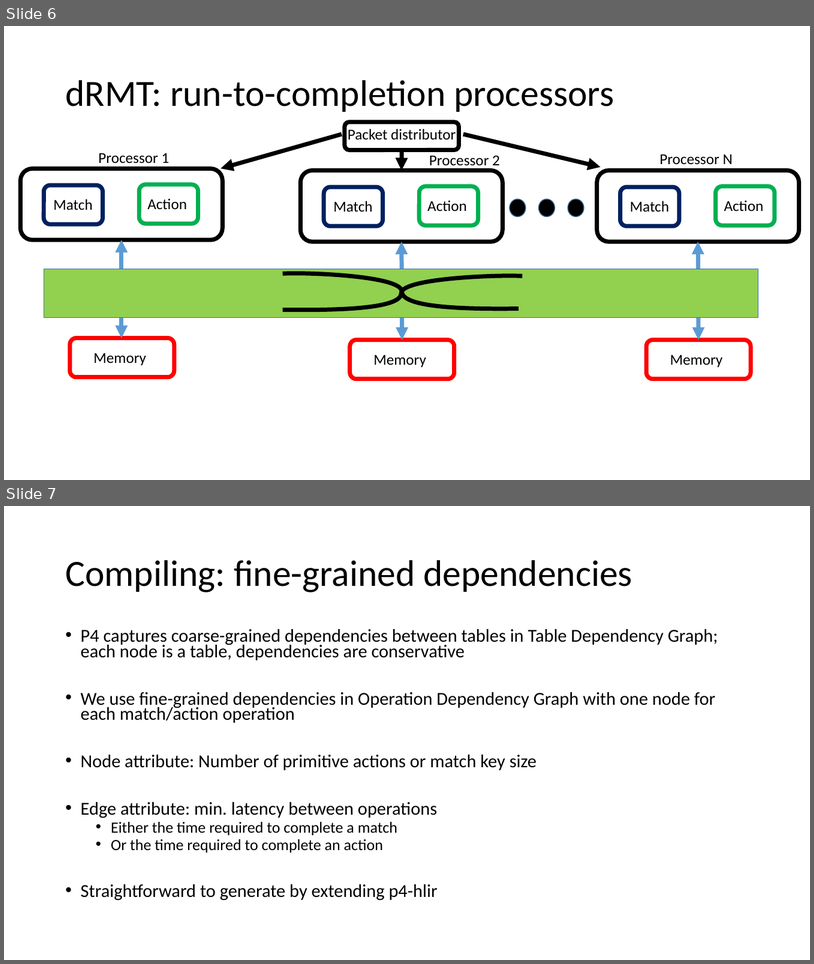
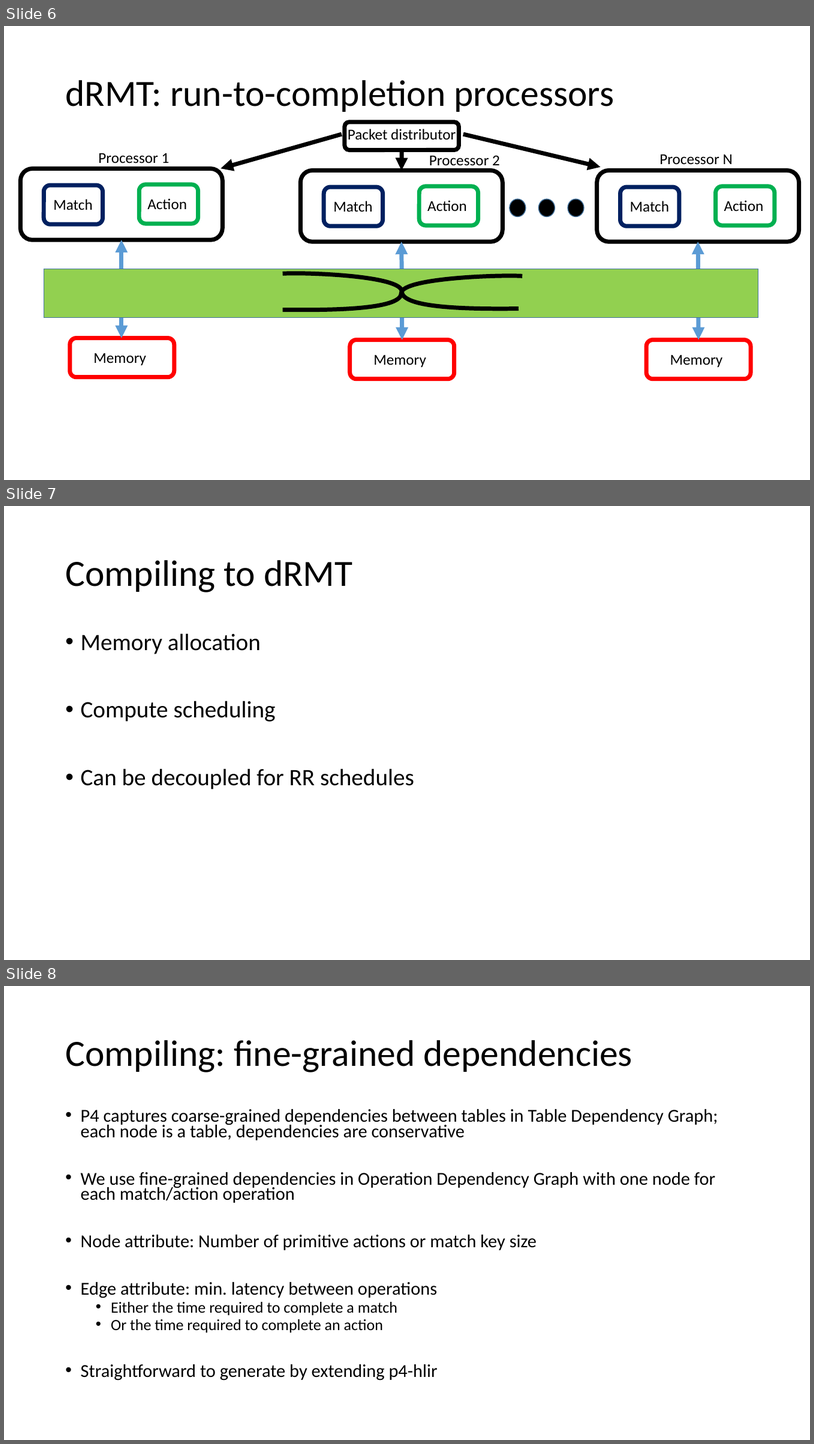
Before and after one commit to anirudhSK/drmt_talk, a slide deck: drmt.pptx. Shown one above the other, each under a label of ours: slides 6 and 7 before the commit, slides 6, 7 and 8 after it. The pictures are 814x964 and 814x1444 pixels, drawn with LibreOffice and Linux fonts; fonts in the diff are those of the drawing. Boxes give left, top, right and bottom in pixels: in the first picture for what was removed or moved away, otherwise in the second. Text is boxed around its words. In the diff, an @@ line names an element or a change of style, - is before the commit and + after.

```diff
--- a/drmt.pptx
+++ b/drmt.pptx
@@ slide 7 added at box(4, 506, 810, 960), background #FFFFFF @@
@@ title added at box(65, 560, 353, 592), 44 pt, text #000000 @@
+Compiling to dRMT
@@ text added at box(81, 633, 414, 789), 28 pt, text #000000 @@
+• Memory allocation
+• Compute scheduling
+• Can be decoupled for RR schedules
@@ what was slide 7 is now slide 8 @@
```
Also in this commit, not shown: 1 slide changed.
